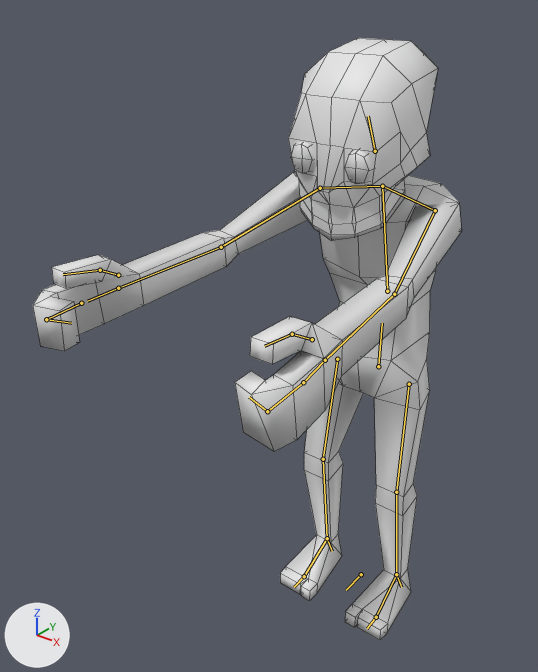
The Blender file Workshop/models/zombie/zombie_animation/walking_zombie_attack.blend as it was, and as the next commit left it.
One viewpoint serves both versions: a 50 mm lens placed at (1.19, -2.01, 2.27), pointed at (-0.13, -0.35, 1.25). The lights are fixed; the arrows at lower left show +X, +Y and +Z. Both versions are drawn at frame 12 of the action 'walking_zombie_metarigAction'; the numbers are the values there. The bones that bend it are drawn over the model as lines. Mesh edges are drawn as thin lines.

The first picture shows 'walking_zombie'.
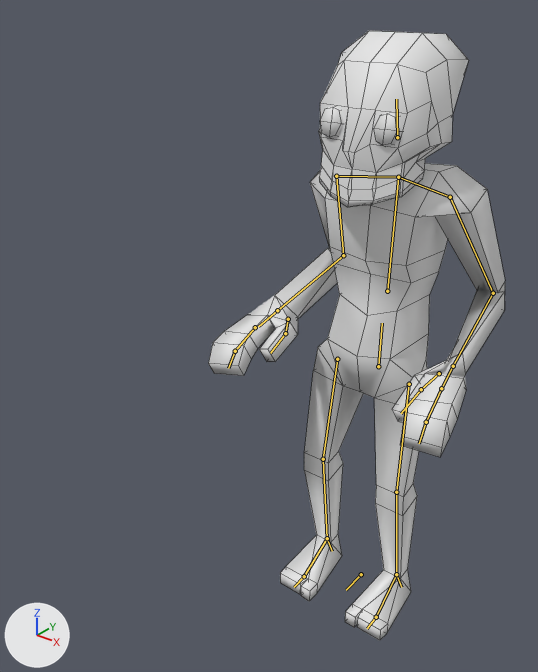
Pixel boxes [x1, y1, x2, y2] of what changed, in the pictures (538 x 672 px):
'walking_zombie', posed (31% narrower)
    before: [33, 38, 462, 641]
    after: [209, 30, 505, 641]
bone 'chest', root to tip
    before: (387, 291) to (382, 186)
    after: (387, 291) to (398, 177)
bone 'upper_arm.L', root to tip
    before: (435, 210) to (394, 294)
    after: (450, 197) to (493, 293)
bone 'forearm.L', root to tip
    before: (394, 294) to (325, 360)
    after: (493, 293) to (453, 366)
bone 'hand.L', root to tip
    before: (325, 360) to (303, 382)
    after: (453, 366) to (441, 388)
bone 'f_index.01.L', root to tip
    before: (267, 411) to (249, 397)
    after: (426, 422) to (419, 443)
bone 'upper_arm.R', root to tip
    before: (320, 188) to (221, 247)
    after: (336, 176) to (343, 255)
bone 'forearm.R', root to tip
    before: (221, 247) to (118, 288)
    after: (343, 255) to (277, 310)
bone 'hand.R', root to tip
    before: (118, 288) to (87, 301)
    after: (277, 310) to (258, 326)
bone 'f_index.01.R', root to tip
    before: (46, 319) to (71, 323)
    after: (235, 351) to (228, 368)

The change, as a list of edits to the scene's bpy script:
```text
Change bone_chest:
    where bone_chest = bpy.data.objects['walking_zombie_metarig'].pose.bones['chest']  # child of 'hips'
    bone_chest.rotation_quaternion: (0.998, 0.063, 0.0, 0.0) -> (0.998, -0.064, 0.0, 0.0)  # degrees (7, 0, 0) -> degrees (-7, 0, 0)
Change bone_upper_arm_l:
    where bone_upper_arm_l = bpy.data.objects['walking_zombie_metarig'].pose.bones['upper_arm.L']  # child of 'shoulder.L'
    bone_upper_arm_l.rotation_quaternion: (0.599, 0.432, -0.507, -0.437) -> (0.747, -0.155, 0.247, -0.598)  # degrees (84, -13, -84) -> degrees (-32, 11, -80)
Change bone_forearm_l:
    where bone_forearm_l = bpy.data.objects['walking_zombie_metarig'].pose.bones['forearm.L']  # child of 'upper_arm.L'
    bone_forearm_l.rotation_quaternion: (0.989, 0.11, -0.032, -0.091) -> (0.626, 0.76, -0.165, -0.051)  # degrees (13, -2, -11) -> degrees (102, -7, -18)
Change bone_hand_l:
    where bone_hand_l = bpy.data.objects['walking_zombie_metarig'].pose.bones['hand.L']  # child of 'forearm.L'
    bone_hand_l.rotation_quaternion: (1.0, 0.0, 0.0, 0.0) -> (0.619, 0.0, 0.786, 0.0)  # degrees (0, 0, 0) -> degrees (0, 104, 0)
Change bone_f_index_01_l:
    where bone_f_index_01_l = bpy.data.objects['walking_zombie_metarig'].pose.bones['f_index.01.L']  # child of 'palm.01.L'
    bone_f_index_01_l.rotation_quaternion: (0.625, 0.781, 0.0, 0.0) -> (0.974, 0.005, -0.225, -0.019)  # degrees (103, 0, 0) -> degrees (1, -26, -2)
Change bone_upper_arm_r:
    where bone_upper_arm_r = bpy.data.objects['walking_zombie_metarig'].pose.bones['upper_arm.R']  # child of 'shoulder.R'
    bone_upper_arm_r.rotation_quaternion: (0.592, 0.44, 0.501, 0.445) -> (0.738, -0.158, -0.244, 0.609)  # degrees (84, 12, 84) -> degrees (-33, -10, 82)
Change bone_forearm_r:
    where bone_forearm_r = bpy.data.objects['walking_zombie_metarig'].pose.bones['forearm.R']  # child of 'upper_arm.R'
    bone_forearm_r.rotation_quaternion: (0.99, 0.111, 0.029, 0.082) -> (0.627, 0.764, 0.149, 0.044)  # degrees (13, 2, 10) -> degrees (102, 7, 17)
Change bone_hand_r:
    where bone_hand_r = bpy.data.objects['walking_zombie_metarig'].pose.bones['hand.R']  # child of 'forearm.R'
    bone_hand_r.rotation_quaternion: (1.0, 0.0, 0.0, 0.0) -> (0.805, 0.0, -0.593, 0.0)  # degrees (0, 0, 0) -> degrees (0, -73, 0)
Change bone_f_index_01_r:
    where bone_f_index_01_r = bpy.data.objects['walking_zombie_metarig'].pose.bones['f_index.01.R']  # child of 'palm.01.R'
    bone_f_index_01_r.rotation_quaternion: (0.604, 0.797, 0.0, 0.0) -> (0.976, 0.03, -0.155, -0.151)  # degrees (106, 0, 0) -> degrees (6, -17, -19)
```
